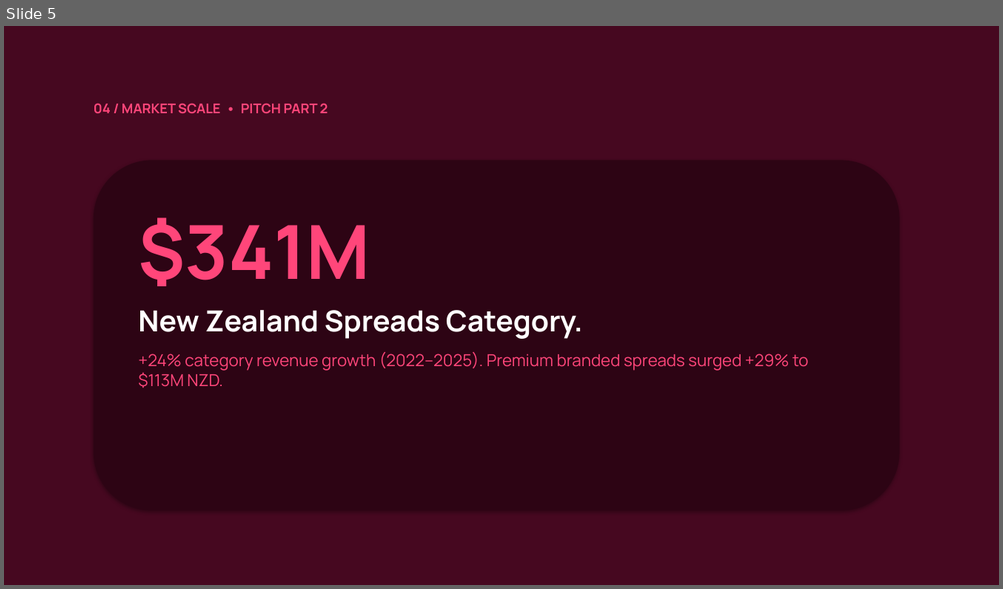
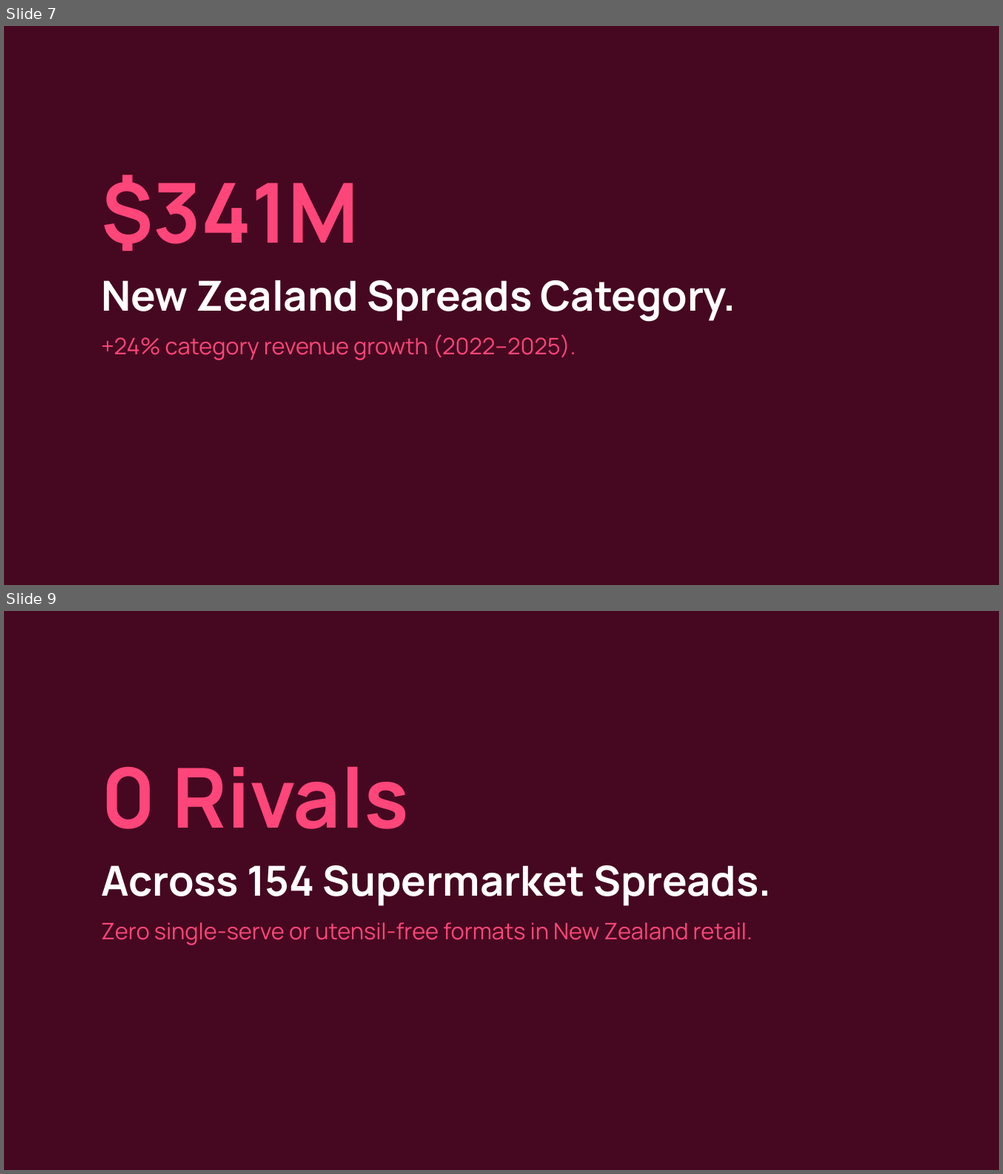
Before and after one commit to JacobCrume/stamp-spreads, a slide deck: presentation/Stamp-pitch.pptx. Shown one above the other, each under a label of ours: slide 5 before the commit, slides 7 and 9 after it; the slides between them are not shown. The pictures are 1003x589 and 1003x1174 pixels, drawn with LibreOffice and Linux fonts; fonts in the diff are those of the drawing. Boxes give left, top, right and bottom in pixels: in the first picture for what was removed or moved away, otherwise in the second. Text is boxed around its words. In the diff, an @@ line names an element or a change of style, - is before the commit and + after.

Commit message:
Ultra-minimal 17-slide deck: container-free, 1-3 lines max, no headers, PDF cover match

```diff
--- a/presentation/Stamp-pitch.pptx
+++ b/presentation/Stamp-pitch.pptx
@@ slide 9 added at [4,611,999,1170], background #FFFFFF @@
@@ rectangle added at [4,611,999,1170], fill #460820 @@
@@ text added at [101,766,771,945], 22 pt, text #FF467A @@
+0 Rivals
+Across 154 Supermarket Spreads.
+Zero single-serve or utensil-free formats in New Zealand retail.
@@ what was slide 5 is now slide 7 @@
@@ slide 7 changed as well @@
@@ text removed at [94,103,328,114] @@
-04 / MARKET SCALE • PITCH PART 2
@@ rounded rectangle removed at [94,160,899,511] @@
@@ text at [101,175,736,322]: size 72 to 80 pt in "$341M"; size 28 to 40 pt in "New Zealand Spreads Category."; more space between paragraphs @@
@@ text "$341M": place and size @@
-text "$341M" at [138,218,808,388]
+text "$341M" at [101,175,736,360]
@@ text at [101,335,575,360]: text changed; size 16 to 22 pt @@
-+24% category revenue growth (2022–2025). Premium branded spreads surged +29% to $113M NZD.
++24% category revenue growth (2022–2025).
```
Also in this commit, not shown: 5 other slides changed, 10 other slides added, 7 slides removed, 2 other files.
